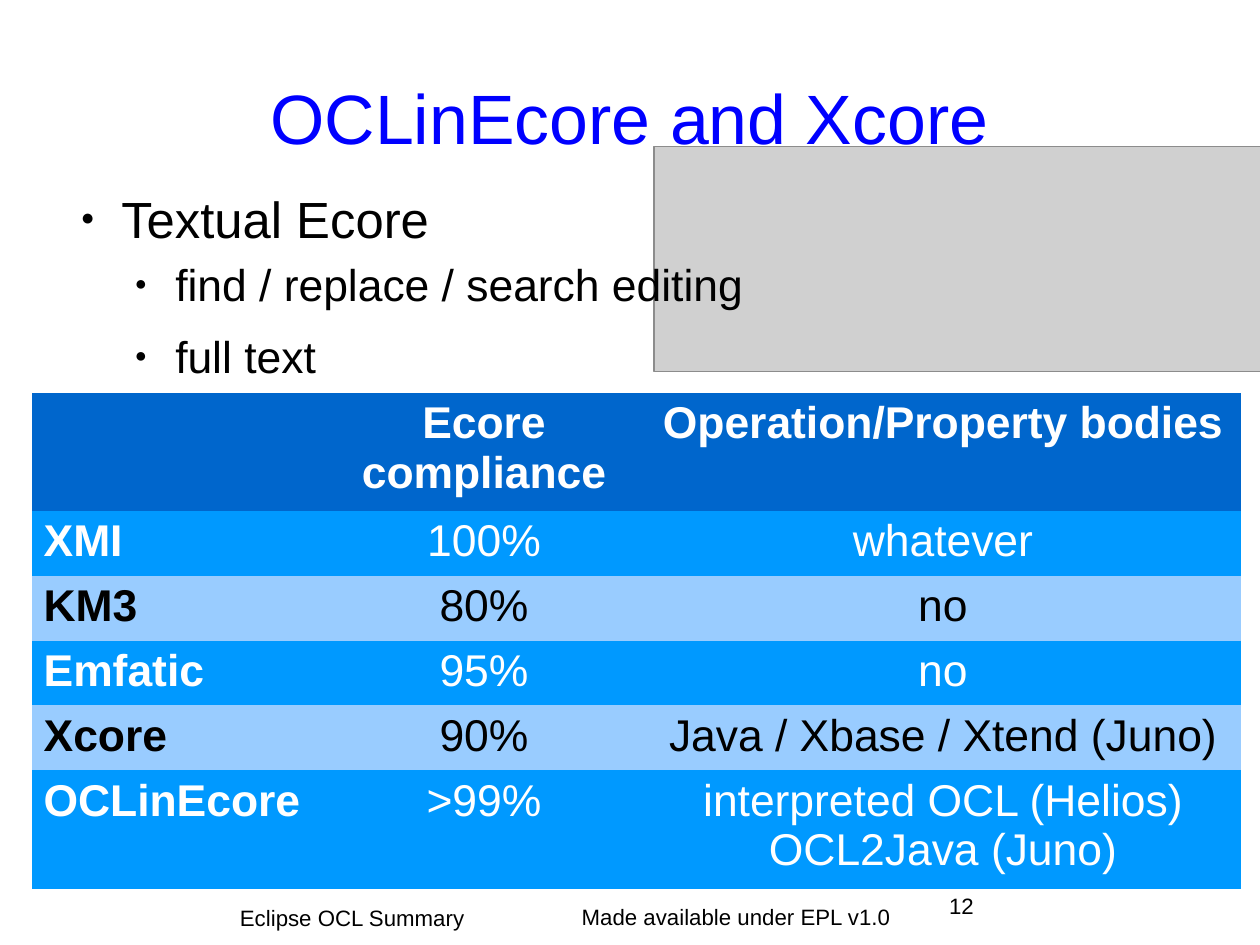
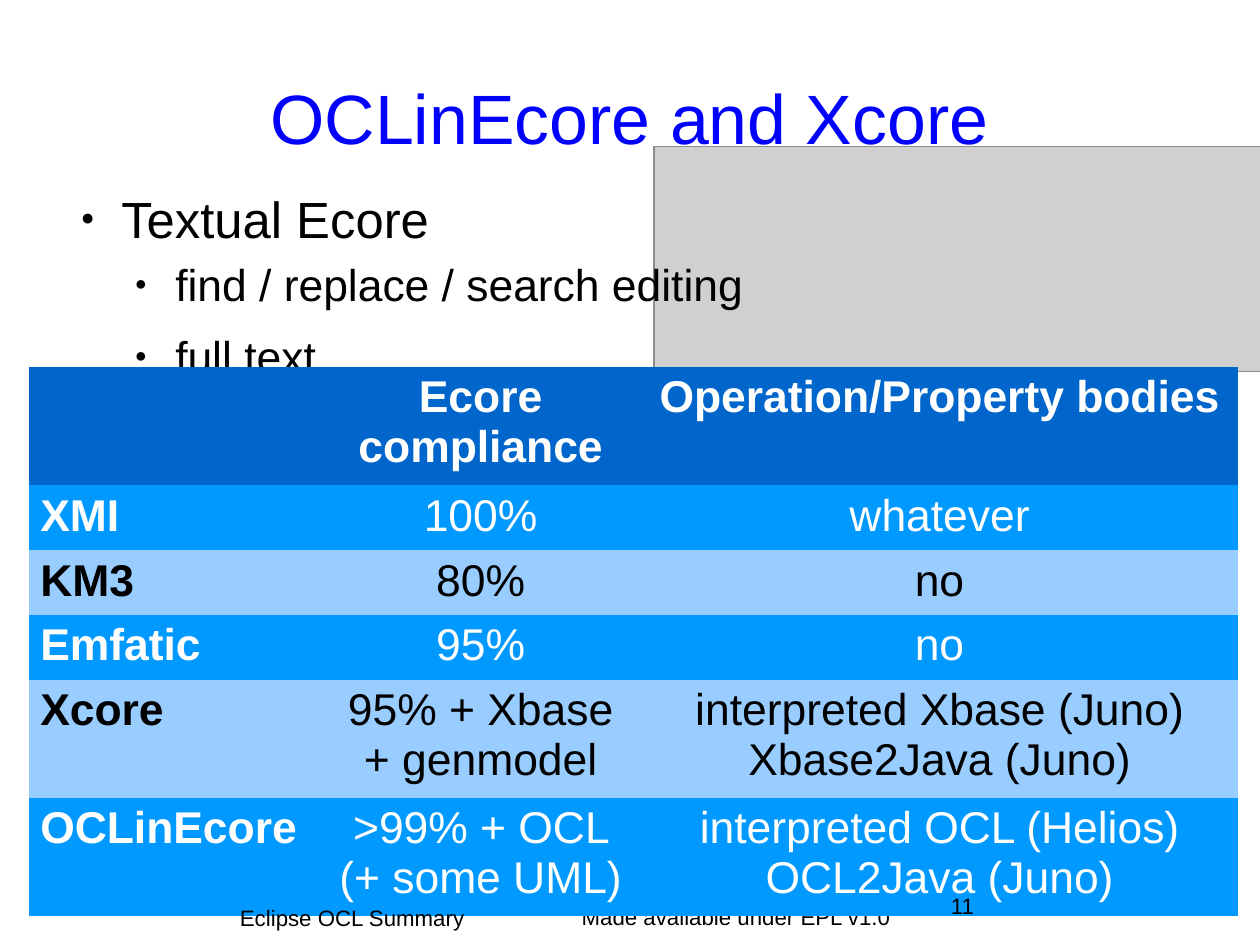
Before and after one commit to eclipse-ocl/ocl-website, a slide deck: slide 11 of ocl/docs/publications/ECE2011BoF/EclipseOCLSummary.odp (slide 12 before the commit). Drawn at 1260x945 pixels with LibreOffice and Linux fonts; fonts in the diff are those of the drawing; grey boxes stand for pictures; background and template pictures are left out. Boxes give left, top, right and bottom in pixels: in the first picture for what was removed or moved away, otherwise in the second. Text is boxed around its words. In the diff, an @@ line names an element or a change of style, - is before the commit and + after.

```diff
--- a/ocl/docs/publications/ECE2011BoF/EclipseOCLSummary.odp
+++ b/ocl/docs/publications/ECE2011BoF/EclipseOCLSummary.odp
@@ table at (29, 367, 1237, 906) @@
-row 5, column 2: 90%
+row 5, column 2: 95% + Xbase / + genmodel
-row 5, column 3: Java / Xbase / Xtend (Juno)
+row 5, column 3: interpreted Xbase (Juno) / Xbase2Java (Juno)
-row 6, column 2: >99%
+row 6, column 2: >99% + OCL (+ some UML)
@@ table: place and size @@
-table at (32, 393, 1241, 879)
+table at (29, 367, 1237, 906)
@@ page number at (951, 898, 974, 919): text changed @@
-12
+11
```
Also in this commit, not shown: 4 other slides changed.
